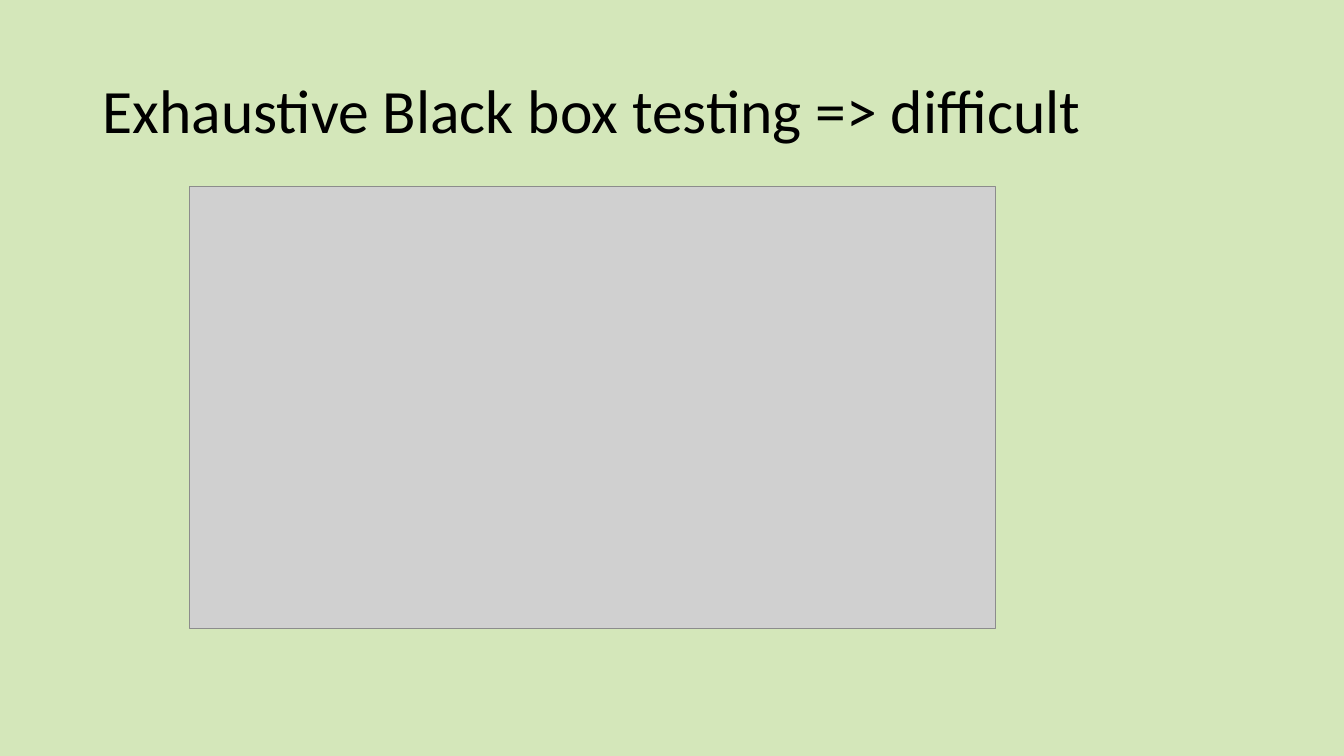
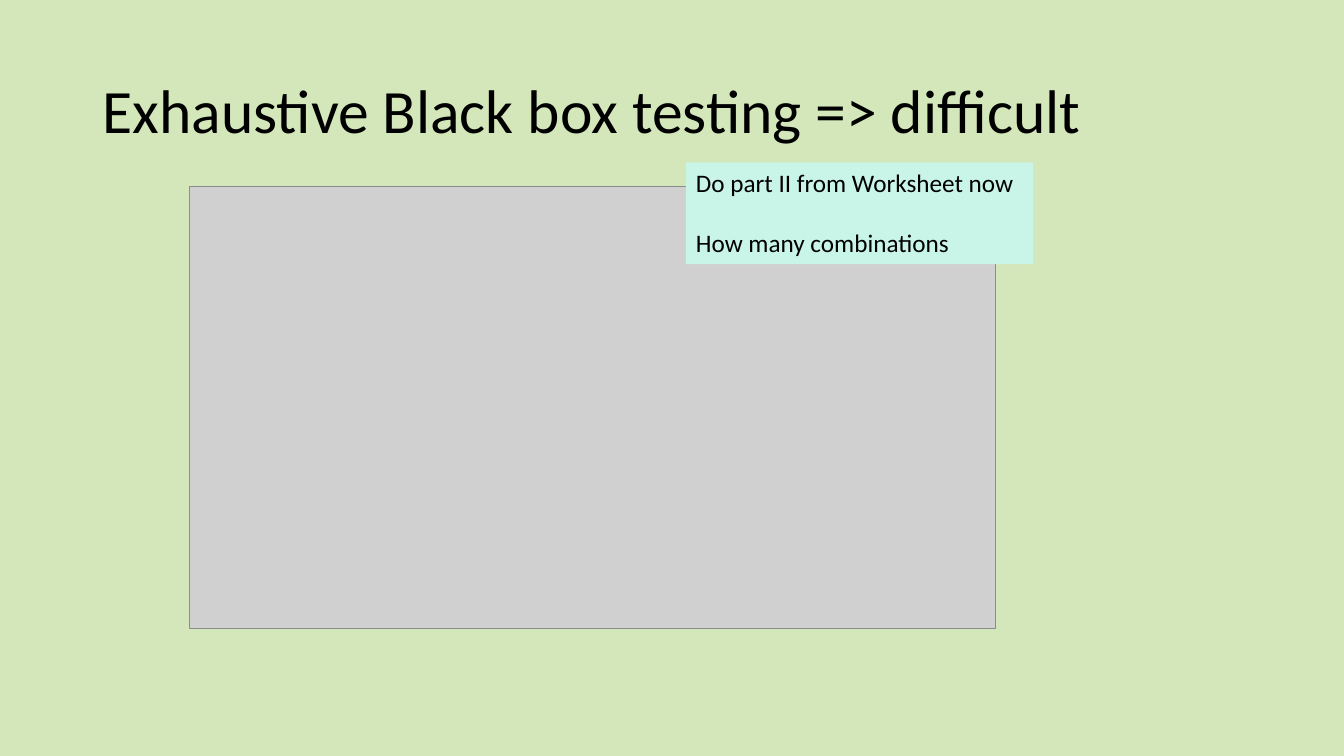
Before and after one commit to dlash02/CSC3510, a slide deck: slide 13 of CSC3510 S2021/Lectures/01 IntroductionToTesting.pptx. Drawn at 1344x756 pixels with LibreOffice and Linux fonts; fonts in the diff are those of the drawing; grey boxes stand for pictures. Boxes give left, top, right and bottom in pixels: in the first picture for what was removed or moved away, otherwise in the second. Text is boxed around its words. In the diff, an @@ line names an element or a change of style, - is before the commit and + after.

```diff
--- a/CSC3510 S2021/Lectures/01 IntroductionToTesting.pptx
+++ b/CSC3510 S2021/Lectures/01 IntroductionToTesting.pptx
@@ rectangle added at box(687, 162, 1034, 264), fill #C8F5E8, 18 pt, text #000000 @@
+Do part II from Worksheet now
+How many combinations
```
Also in this commit, not shown: 4 other slides changed, 2 slides added, 1 slide removed, 35 other files.
